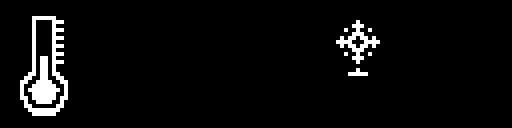
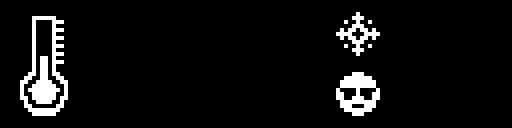
Layers edited between the first and the second 512px x 128px image:
added layer "Layer #1" above "Layer" over (336, 72, 380, 116)
painted on "Layer" over (336, 12, 380, 76)
